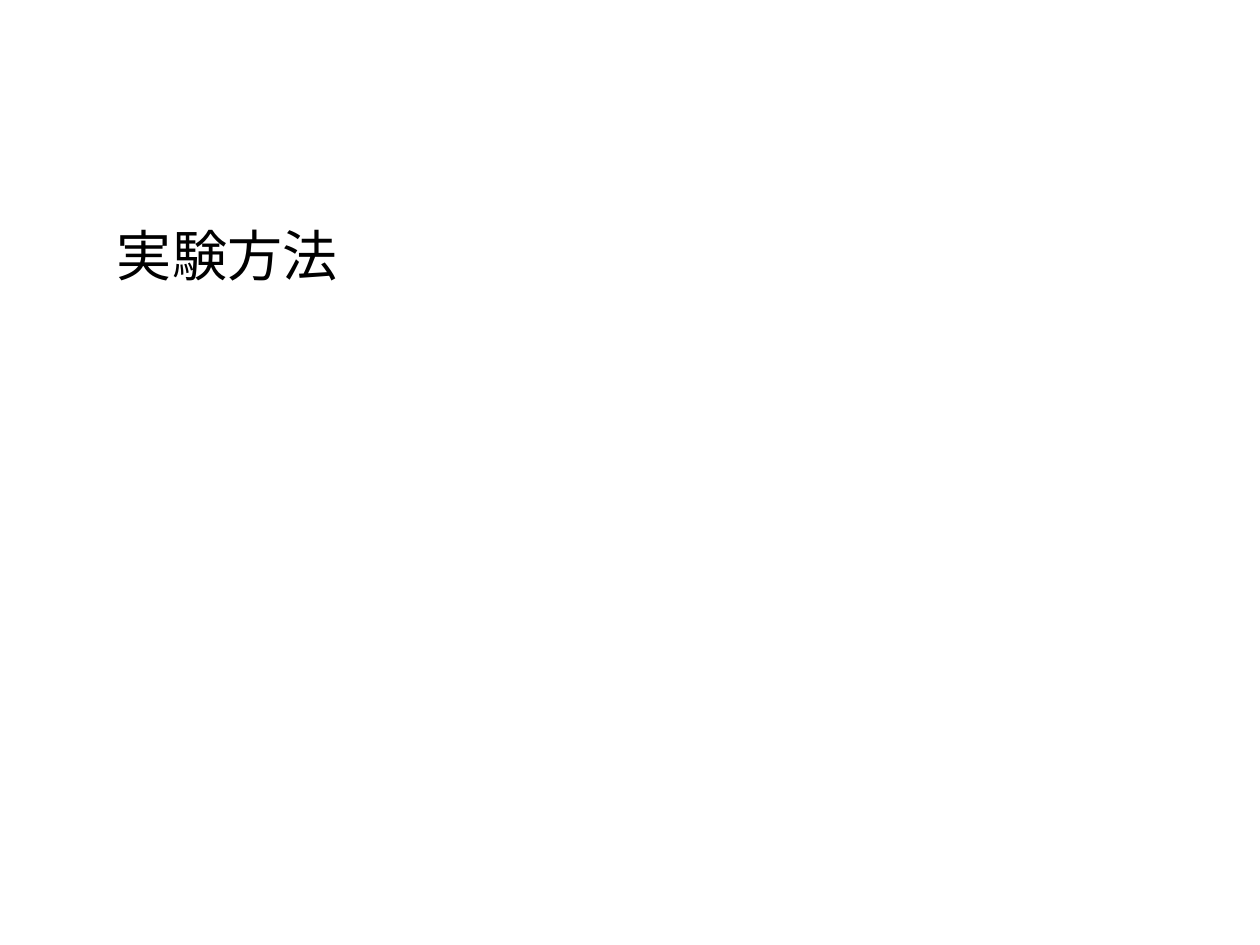
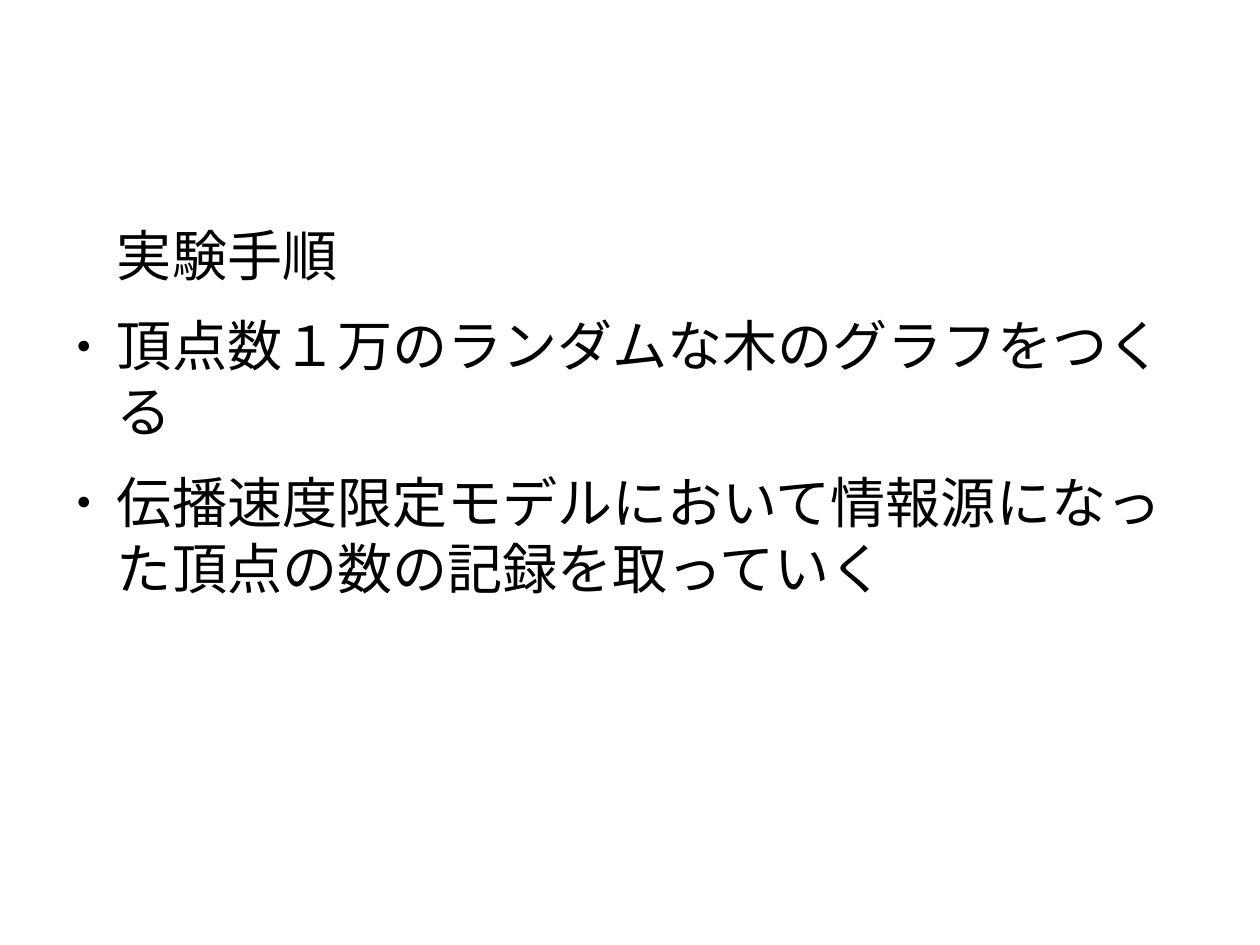
Before and after one commit to awesomest/NetWork_g-2015, a slide deck: slide 49 of 中間発表.odp (slide 47 before the commit). Drawn at 1260x945 pixels with LibreOffice and Linux fonts; fonts in the diff are those of the drawing; background and template pictures are left out. Boxes give left, top, right and bottom in pixels: in the first picture for what was removed or moved away, otherwise in the second. Text is boxed around its words. In the diff, an @@ line names an element or a change of style, - is before the commit and + after.

```diff
--- a/中間発表.odp
+++ b/中間発表.odp
@@ text at (117, 229, 1163, 594): text changed @@
-実験方法
+実験手順
+● 頂点数１万のランダムな木のグラフをつくる
+● 伝播速度限定モデルにおいて情報源になった頂点の数の記録を取っていく
```
Also in this commit, not shown: 13 other slides changed, 9 slides added.
